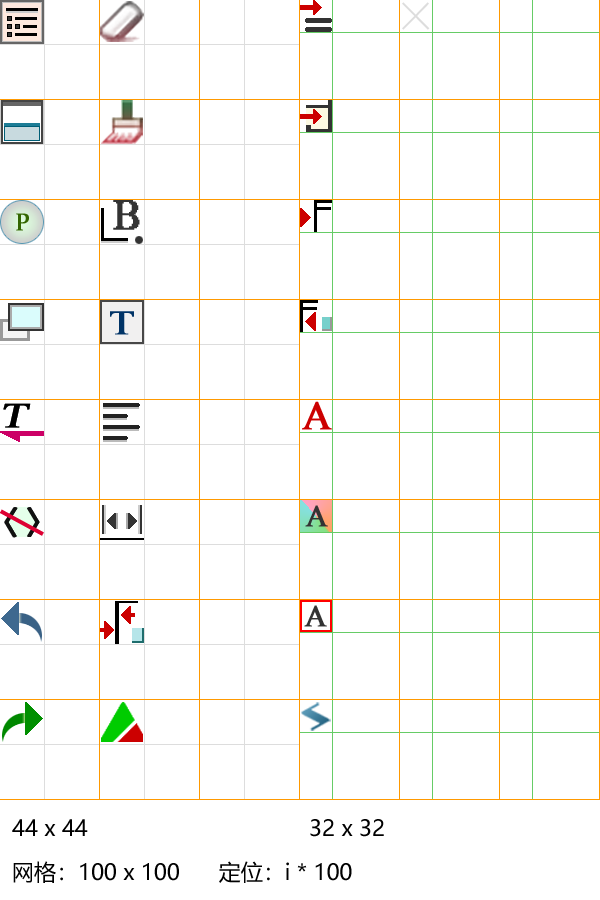
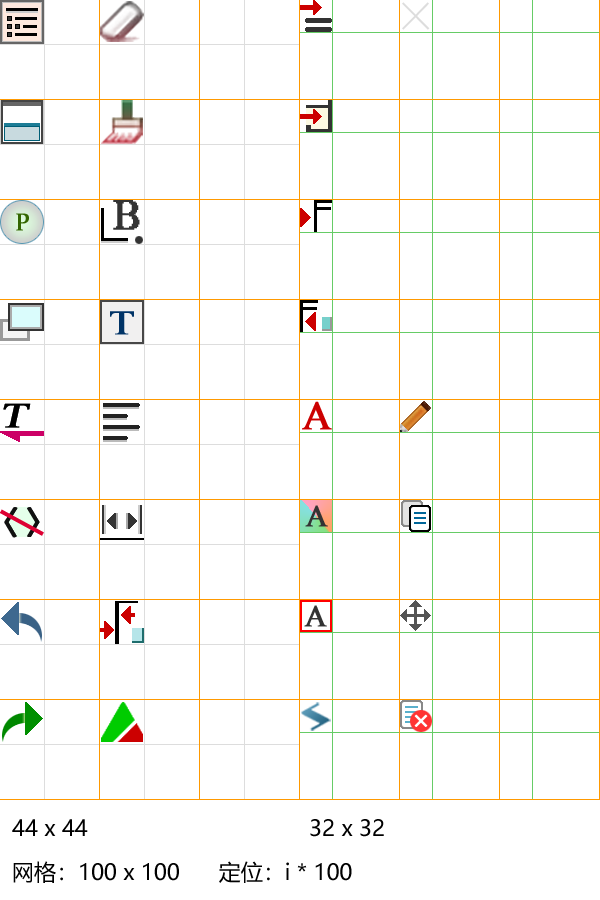
The second 600px x 900px image is a revision of the first. Changes to its layers:
added layer "minied" in group "32x32" over [400, 401, 431, 433]
added group "copy" with 3 layers in group "32x32" over [401, 500, 431, 532]
added layer "颜色填充 91" in group "copy" over [414, 512, 426, 524]
added layer "颜色填充 90" in group "copy" over [409, 505, 431, 532]
added layer "颜色填充 89" in group "copy" over [401, 500, 423, 527]
added group "move" with 2 layers in group "32x32" over [400, 600, 431, 631]
added layer "颜色填充 92 副本" in group "move" over [409, 600, 422, 631]
added layer "颜色填充 92" in group "move" over [400, 609, 431, 622]
added group "delete" with 4 layers in group "32x32" over [400, 700, 432, 732]
added layer "×" (2nd of 2, in "32x32" › "delete") in group "delete" over [414, 714, 428, 727]
added layer "颜色填充 95" in group "delete" over [410, 710, 432, 732]
added layer "颜色填充 94" in group "delete" over [405, 706, 418, 723]
added layer "颜色填充 90 副本" in group "delete" over [400, 700, 423, 729]
